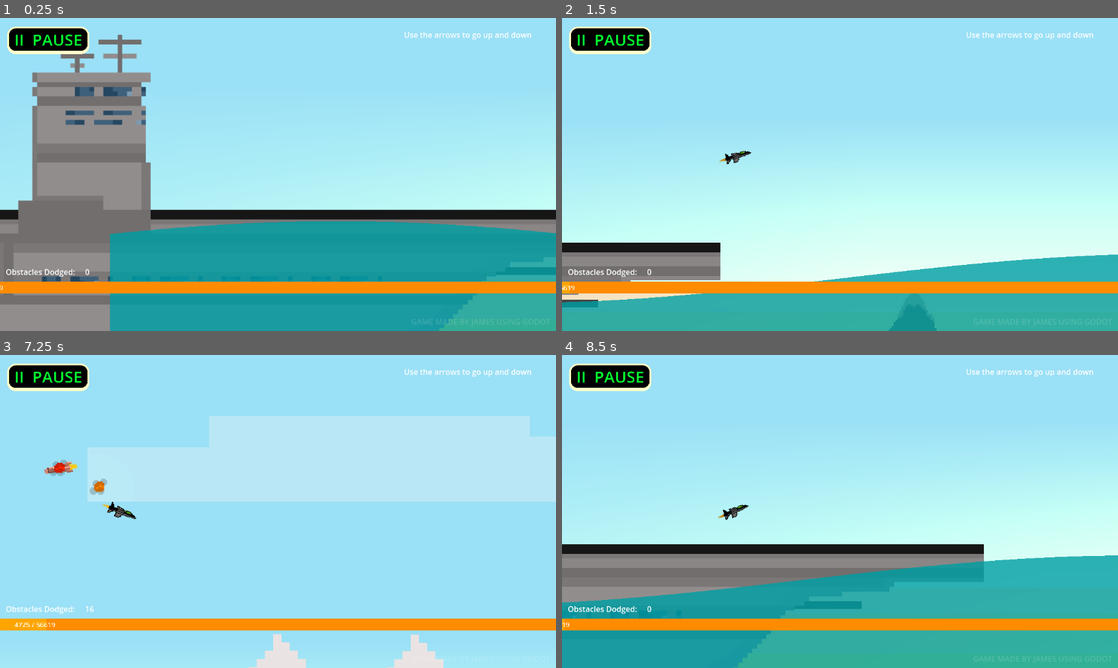
Above: before the commit, frames 1-4 (two rows, left to right).
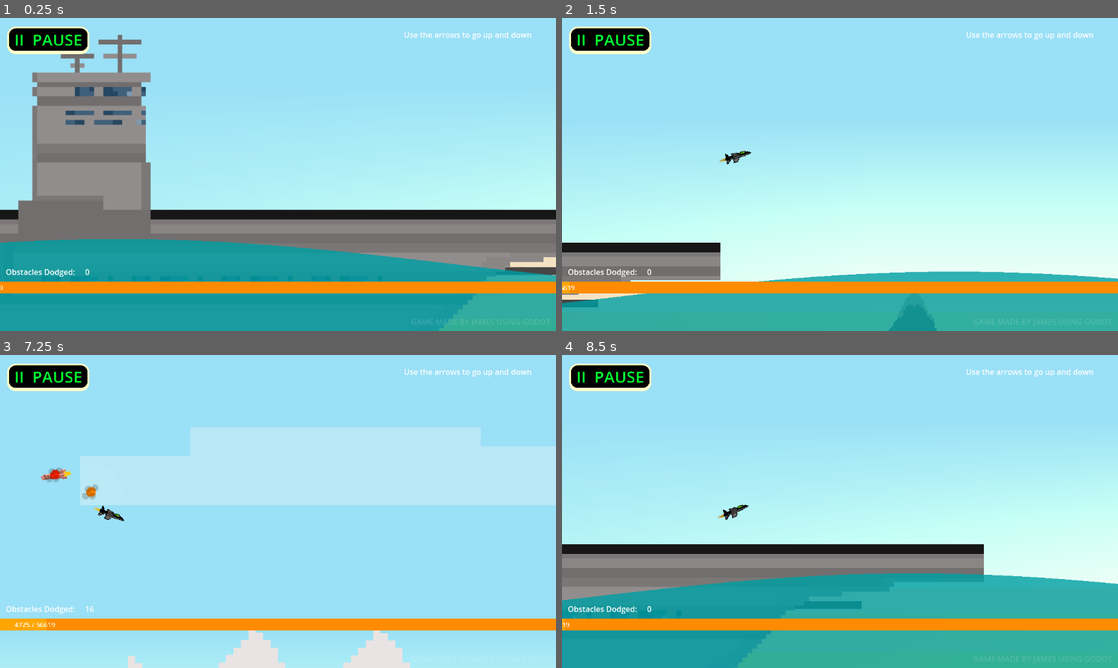
Above: after the commit, the same moments.

Repository: star6fish/DigitalTechInternalInternal
Game: Godot game, scene res://scenes/TestingScene.tscn
Same seed, same stepped clock (60 frames per second), same inputs: the game is played once before the commit and once after it. The project has no main scene, so this scene is started directly.
Inputs:
- Up to frame 1 (0.25 s): no input
- Up to frame 2 (1.5 s): hold Right (ui_right) 0.53-1.28 s; hold Down (ui_down) from 1.28 s (still down)
- Up to frame 3 (7.25 s): release Down (ui_down) at 2.03 s; hold Right (ui_right) 2.03-2.78 s; tap Enter at 2.75 s; hold Up (ui_up) 2.78-3.53 s; hold Left (ui_left) 3.53-5.03 s; hold Down (ui_down) 5.03-5.78 s; hold Right (ui_right) 5.78-6.53 s; hold Up (ui_up) from 6.53 s (still down)
- Up to frame 4 (8.5 s): release Up (ui_up) at 7.28 s; hold Right (ui_right) 7.28-8.03 s; hold Down (ui_down) from 8.03 s (still down)

The runs differ from the first frame. In frame 1, 12% of the frame differs, in the area x 0-100%, y 64-100%; in frame 2, 2.0%; in frame 3, 7.4%; in frame 4, 3.0%.
Error after the commit: Invalid access to property or key 'offset' on a base object of type 'Node2D'. (res://scripts/Player.gd:111)

Commit message:
10/10/2024

Diff:
--- a/assets/Cactus.tscn
+++ b/assets/Cactus.tscn
@@ -1,12 +1,18 @@
-[gd_scene load_steps=3 format=3 uid="uid://g7ji1egg3ryb"]
+[gd_scene load_steps=5 format=3 uid="uid://g7ji1egg3ryb"]
 
+[ext_resource type="Script" path="res://scripts/Cactus.gd" id="1_3m47b"]
 [ext_resource type="Texture2D" uid="uid://bna10rwo2o6pe" path="res://assets/Cactus.png" id="1_x8oih"]
+[ext_resource type="PackedScene" uid="uid://bnupu42r46n7x" path="res://assets/explosion.tscn" id="2_110lf"]
 
 [sub_resource type="RectangleShape2D" id="RectangleShape2D_3adsf"]
 size = Vector2(248, 342)
 
 [node name="Node2D" type="Node2D"]
-metadata/Obstacle = true
+scale = Vector2(0.207638, 0.207638)
+script = ExtResource("1_3m47b")
+ExplosionScene = ExtResource("2_110lf")
+ExplosionColour = Color(0, 0.682353, 0.0901961, 1)
+metadata/obstacle = true
 
 [node name="Area2D" type="Area2D" parent="."]
 
--- a/scenes/TestingScene.tscn
+++ b/scenes/TestingScene.tscn
@@ -76,6 +76,7 @@
 
 [sub_resource type="GradientTexture2D" id="GradientTexture2D_pdwmn"]
 gradient = SubResource("Gradient_bemig")
+use_hdr = true
 fill_from = Vector2(0, 1)
 fill_to = Vector2(0, 0)
 
@@ -90,6 +91,7 @@
 JetPlane_Obstacle2Scene = ExtResource("6_tij6r")
 JetPlane_Obstacle3Scene = ExtResource("7_fleq2")
 JetPlane_Obstacle4Scene = ExtResource("8_271cl")
+CactusScene = ExtResource("20_yunnv")
 
 [node name="WorldEnvironment" type="WorldEnvironment" parent="."]
 environment = SubResource("Environment_1c1a5")
@@ -266,22 +268,42 @@
 [node name="Node2D3" parent="." instance=ExtResource("12_nivx7")]
 position = Vector2(56619, 192)
 
+[node name="Node2D4" parent="." instance=ExtResource("13_bbkpx")]
+position = Vector2(-1068, 301)
+scale = Vector2(196.983, 9.01513)
+
 [node name="Camera2D" type="Camera2D" parent="."]
 position = Vector2(-291, -121)
 scale = Vector2(1.05241, 12.472)
 offset = Vector2(400, 0)
 position_smoothing_enabled = true
 
-[node name="ObstaclePassDetector" type="Area2D" parent="Camera2D"]
-position = Vector2(-760.16, 0)
-
-[node name="CollisionShape2D" type="CollisionShape2D" parent="Camera2D/ObstaclePassDetector"]
+[node name="MapTypeChangeDetector" type="Area2D" parent="."]
+position = Vector2(21154, -524)
+scale = Vector2(1.05241, 50.352)
+metadata/MapType = "Desert"
+
+[node name="CollisionShape2D" type="CollisionShape2D" parent="MapTypeChangeDetector"]
+position = Vector2(-73.1674, 10.4266)
+scale = Vector2(1.00126, -5.10682)
+shape = SubResource("RectangleShape2D_iegil")
+
+[node name="MapTypeChangeDetector2" type="Area2D" parent="."]
+position = Vector2(43475, -524)
+scale = Vector2(1.05241, 50.352)
+metadata/MapType = "Ocean"
+
+[node name="CollisionShape2D" type="CollisionShape2D" parent="MapTypeChangeDetector2"]
 position = Vector2(-69.3646, 10.7441)
 shape = SubResource("RectangleShape2D_iegil")
 
-[node name="Node2D4" parent="." instance=ExtResource("13_bbkpx")]
-position = Vector2(-1068, 301)
-scale = Vector2(196.983, 9.01513)
+[node name="ObstaclePassDetector" type="Area2D" parent="."]
+position = Vector2(-1091, -121)
+scale = Vector2(1.05241, 12.472)
+
+[node name="CollisionShape2D" type="CollisionShape2D" parent="ObstaclePassDetector"]
+position = Vector2(-69.3646, 10.7441)
+shape = SubResource("RectangleShape2D_iegil")
 
 [node name="Node2D5" parent="." instance=ExtResource("14_qp1nm")]
 position = Vector2(809, -884)
@@ -592,29 +614,23 @@
 [node name="Sprite2D" type="Sprite2D" parent="."]
 z_index = 1
 material = SubResource("ShaderMaterial_ehk6k")
-position = Vector2(10553, 2421)
+position = Vector2(10100, 2458)
 scale = Vector2(342.781, 79.9375)
 texture = SubResource("GradientTexture2D_jv6t8")
 
 [node name="Sprite2D3" type="Sprite2D" parent="."]
 z_index = 1
 material = SubResource("ShaderMaterial_ehk6k")
-position = Vector2(54813, 2421)
+position = Vector2(54360, 2458)
 scale = Vector2(342.781, 79.9375)
 texture = SubResource("GradientTexture2D_jv6t8")
 
 [node name="Sprite2D2" type="Sprite2D" parent="."]
 z_index = 1
 material = SubResource("ShaderMaterial_xlj38")
-position = Vector2(32683, 2421)
+position = Vector2(32230, 2458)
 scale = Vector2(348.781, 79.9375)
 texture = SubResource("GradientTexture2D_pdwmn")
-
-[node name="Node2D91" parent="." instance=ExtResource("20_yunnv")]
-position = Vector2(21815, 74)
-
-[node name="Node2D92" parent="." instance=ExtResource("20_yunnv")]
-position = Vector2(23313, 195)
 
 [connection signal="pressed" from="CanvasLayer/Button" to="." method="_pauseButtonPressed"]
 [connection signal="pressed" from="CanvasLayer2/Button" to="." method="_resumeButtonPressed"]
--- /dev/null
+++ b/scripts/Cactus.gd
@@ -0,0 +1,35 @@
+extends Node2D
+
+@export var ExplosionScene : PackedScene
+@export var ExplosionColour : Color
+
+var Crashing = false
+
+var Explosion = false
+
+func _hitobject(object):
+	if object.get_parent().name == "CharacterBody2D" and object.name != "ObstacleDetector":
+
+		Crashing = true
+
+		Explosion = ExplosionScene.instantiate()
+
+		Explosion.position.x = object.position.x
+		Explosion.position.y = object.position.y + 20
+
+		Explosion.get_child(0).modulate = ExplosionColour
+		Explosion.get_child(1).color = ExplosionColour
+
+		get_parent().add_child(Explosion)
+
+	elif object.name == "ObstaclePassDetector":
+		queue_free()
+
+# Called when the node enters the scene tree for the first time.
+func _ready():
+	pass # Replace with function body.
+
+
+# Called every frame. 'delta' is the elapsed time since the previous frame.
+func _process(delta):
+	pass
--- a/scripts/Player.gd
+++ b/scripts/Player.gd
@@ -39,6 +39,8 @@
 			queue_free()
 			get_tree().reload_current_scene()
 
+	elif object.has_meta("MapType"):
+		global.MapType = object.get_meta("MapType")
 	elif object.get_parent().name == "Node2D3":
 		_win()
 
--- a/scripts/TestingScene.gd
+++ b/scripts/TestingScene.gd
@@ -7,6 +7,7 @@
 @export var JetPlane_Obstacle2Scene: PackedScene
 @export var JetPlane_Obstacle3Scene: PackedScene
 @export var JetPlane_Obstacle4Scene: PackedScene
+@export var CactusScene: PackedScene
 
 @onready var global = get_node("/root/Global")
 
@@ -47,7 +48,10 @@
 	var ObstacleSelect = Random.randi_range(1, 3)
 
 	if ObstacleSelect == 1:
-		ObstacleSelect = MountainScene
+		if global.MapType == "Ocean":
+			ObstacleSelect = MountainScene
+		elif global.MapType == "Desert":
+			ObstacleSelect = CactusScene
 	elif ObstacleSelect == 2:
 		ObstacleSelect = MissileScene
 	elif ObstacleSelect == 3:
@@ -72,7 +76,8 @@
 	if ObstacleSelect == MountainScene:
 		canSpawn = true
 		obstaclePositionY = randf_range(100, 200)
-
+	elif ObstacleSelect == CactusScene:
+		obstaclePositionY = randf_range(20, -20)
 	if canSpawn == true:
 
 		var Obstacle = ObstacleSelect.instantiate()
--- a/scripts/global.gd
+++ b/scripts/global.gd
@@ -3,3 +3,4 @@
 var ColourPlane = Color.GRAY
 var Difficulty = "Normal"
 var obstaclesDodged = 0
+var MapType = "Ocean"
